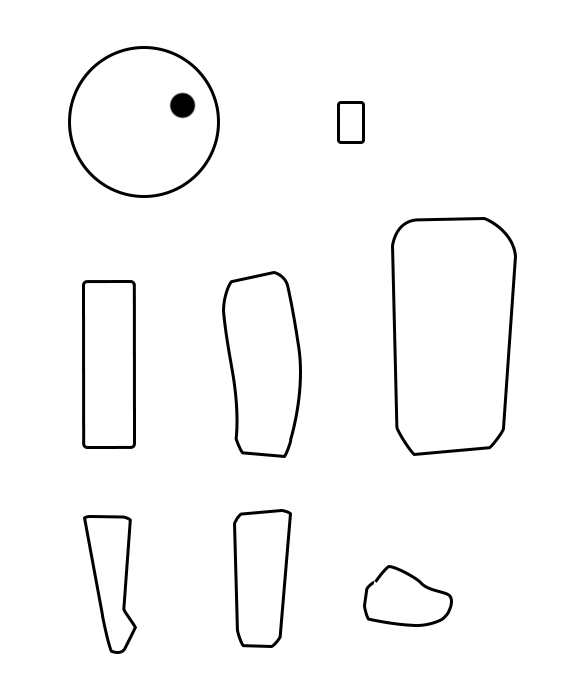
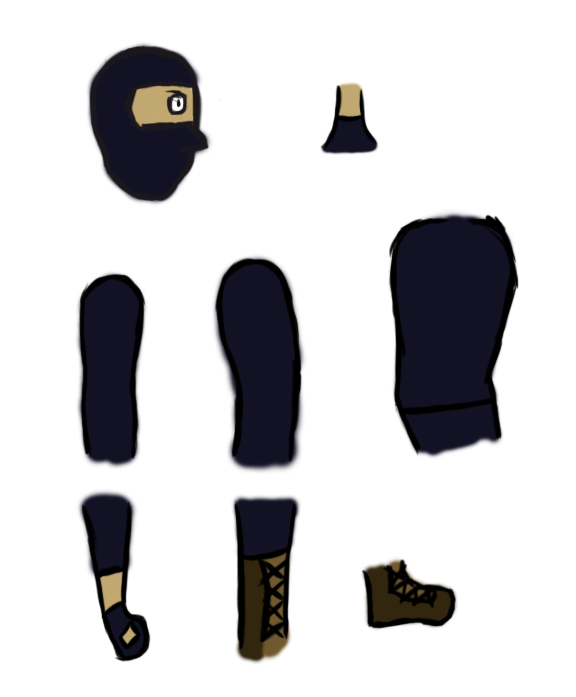
Layer changes from the first 576x697 image to the second:
added group "Torso" (1st of 2) with 2 layers above "Foot" over [388, 209, 520, 460]
added layer "Layer 18" in group "Torso" over [388, 214, 520, 457]
added layer "Layer 19" in group "Torso" over [388, 209, 518, 460]
added group "Lower Leg" (1st of 2) with 2 layers above "Upper Leg" over [230, 493, 302, 665]
added layer "Layer 14" in group "Lower Leg" over [233, 499, 298, 651]
added layer "Layer 15" in group "Lower Leg" over [230, 493, 302, 665]
added group "Upper Leg" (1st of 2) with 2 layers above "Lower Arm" over [211, 253, 308, 475]
added layer "Layer 12" in group "Upper Leg" over [214, 257, 303, 463]
added layer "Layer 13" in group "Upper Leg" over [211, 253, 308, 475]
added group "Lower Arm" (1st of 2) with 2 layers above "Upper Arm" over [76, 489, 151, 662]
added layer "Layer 10" in group "Lower Arm" over [81, 500, 151, 662]
added layer "Layer 11" in group "Lower Arm" over [76, 489, 148, 661]
added group "Upper Arm" (1st of 2) with 2 layers above "Neck" over [75, 270, 149, 470]
added layer "Layer 8" in group "Upper Arm" over [78, 273, 146, 460]
added layer "Layer 9" in group "Upper Arm" over [75, 270, 149, 470]
added group "Head" (1st of 2) with 2 layers above "Layer 3" over [84, 41, 221, 206]
added layer "Layer 4" in group "Head" over [89, 44, 221, 203]
added layer "Layer 5" in group "Head" over [84, 41, 215, 206]
moved "Head" (2nd of 2, in "Group 1") into group "Group 1" over [68, 46, 220, 198]
moved "Upper Arm" (2nd of 2, in "Group 1") into group "Group 1" over [82, 280, 136, 449]
painted on "Rounded Rectangle 3" over [85, 283, 133, 446]
moved "Lower Leg" (2nd of 2, in "Group 1") into group "Group 1" over [233, 509, 292, 648]
moved "Upper Leg" (2nd of 2, in "Group 1") into group "Group 1" over [222, 271, 302, 458]
moved "Torso" (2nd of 2, in "Group 1") into group "Group 1" over [391, 217, 517, 456]
…and 12 more changes (6 added, 3 painted, 3 stack)
